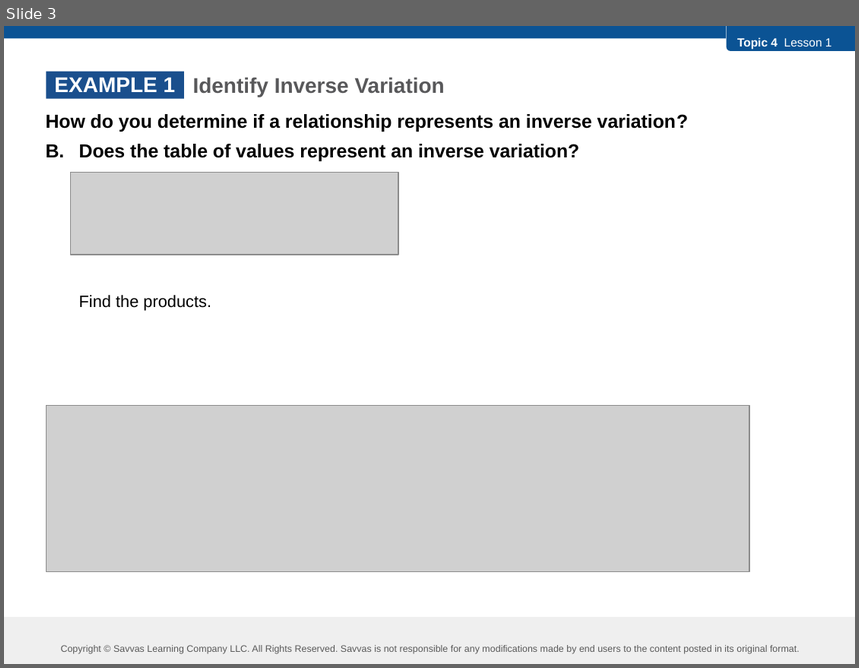
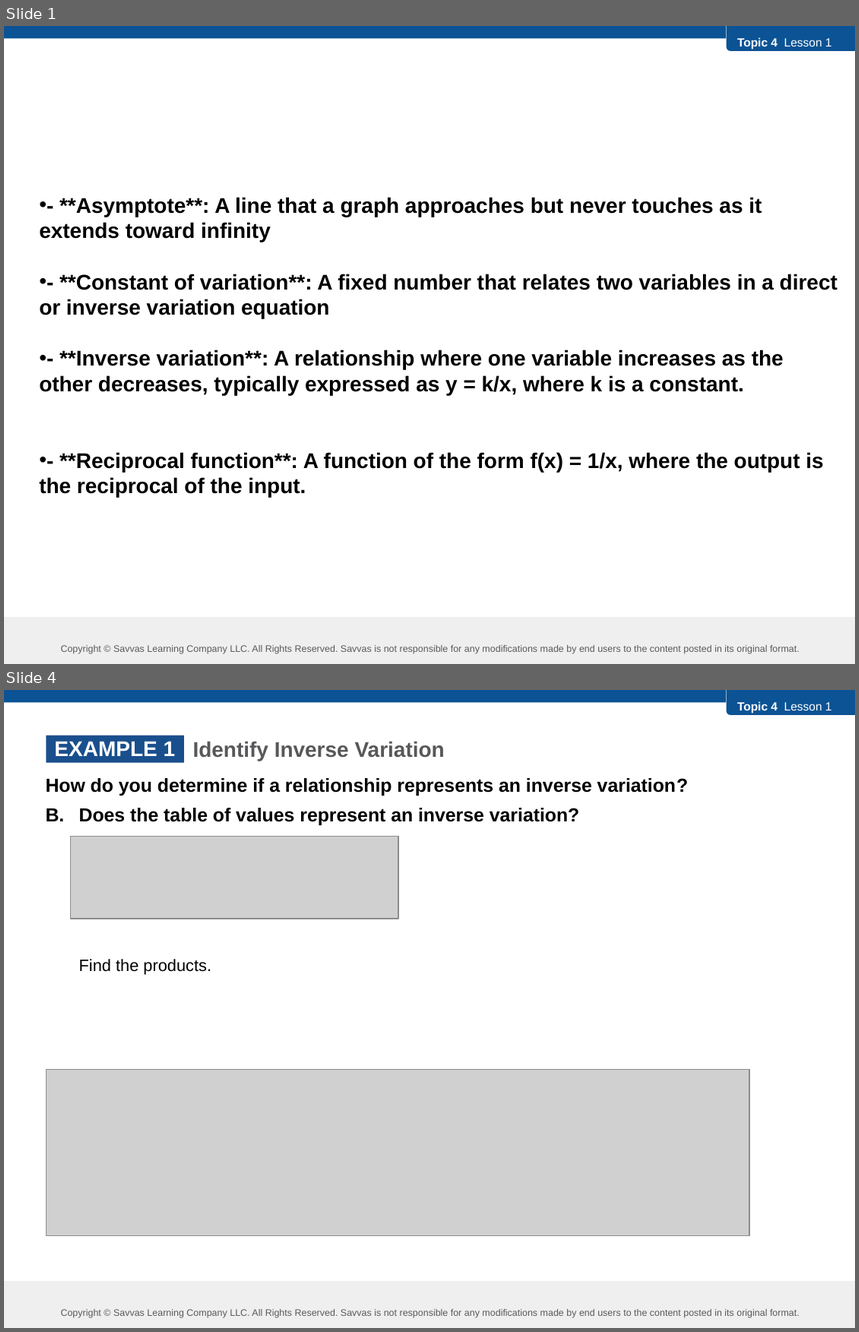
Before and after one commit to robjohncolson/feb25-25, a slide deck: L4-1.pptx. Shown one above the other, each under a label of ours: slide 3 before the commit, slides 1 and 4 after it; the slides between them are not shown. The pictures are 859x668 and 859x1332 pixels, drawn with LibreOffice and Linux fonts; fonts in the diff are those of the drawing; grey boxes stand for pictures. Boxes give left, top, right and bottom in pixels: in the first picture for what was removed or moved away, otherwise in the second. Text is boxed around its words. In the diff, an @@ line names an element or a change of style, - is before the commit and + after.

```diff
--- a/L4-1.pptx
+++ b/L4-1.pptx
@@ slide 1 added at [4,26,855,664], background #FFFFFF; not listed: 5 template elements that a slide beside it also shows @@
@@ text added at [39,197,838,498], 18 pt, text #000000, bold @@
+• - **Asymptote**: A line that a graph approaches but never touches as it extends toward infinity
+• - **Constant of variation**: A fixed number that relates two variables in a direct or inverse variation equation
+• - **Inverse variation**: A relationship where one variable increases as the other decreases, typically expressed as y = k/x, where k is a constant.
+• - **Reciprocal function**: A function of the form f(x) = 1/x, where the output is the reciprocal of the input.
@@ what was slide 3 is now slide 4 @@
```
Also in this commit, not shown: 1 slide changed, 1 other slide added, 1 slide removed.
